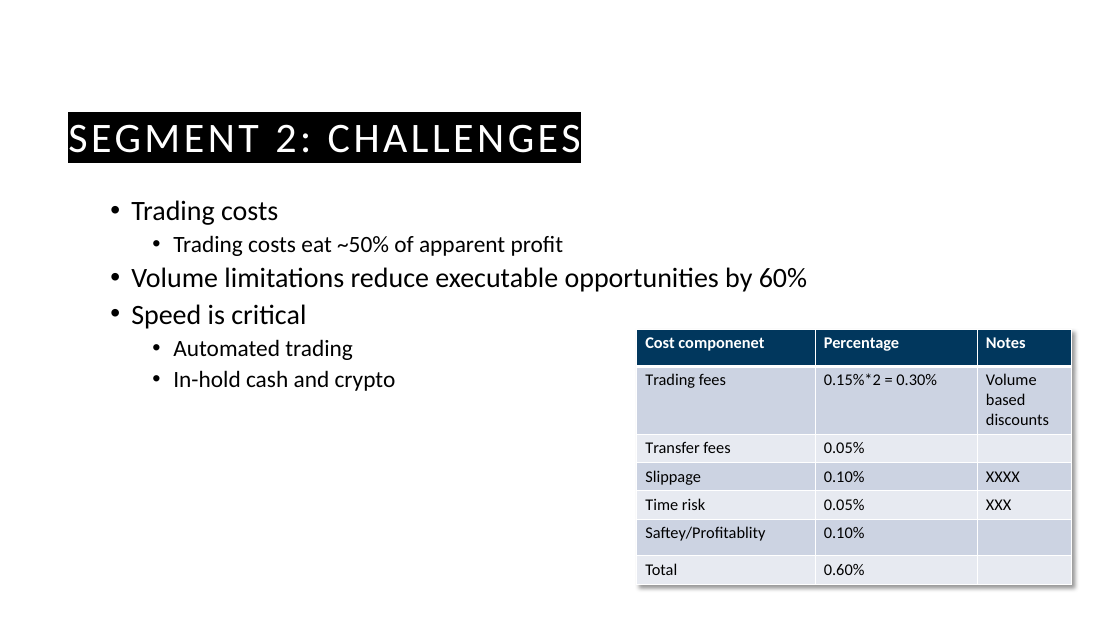
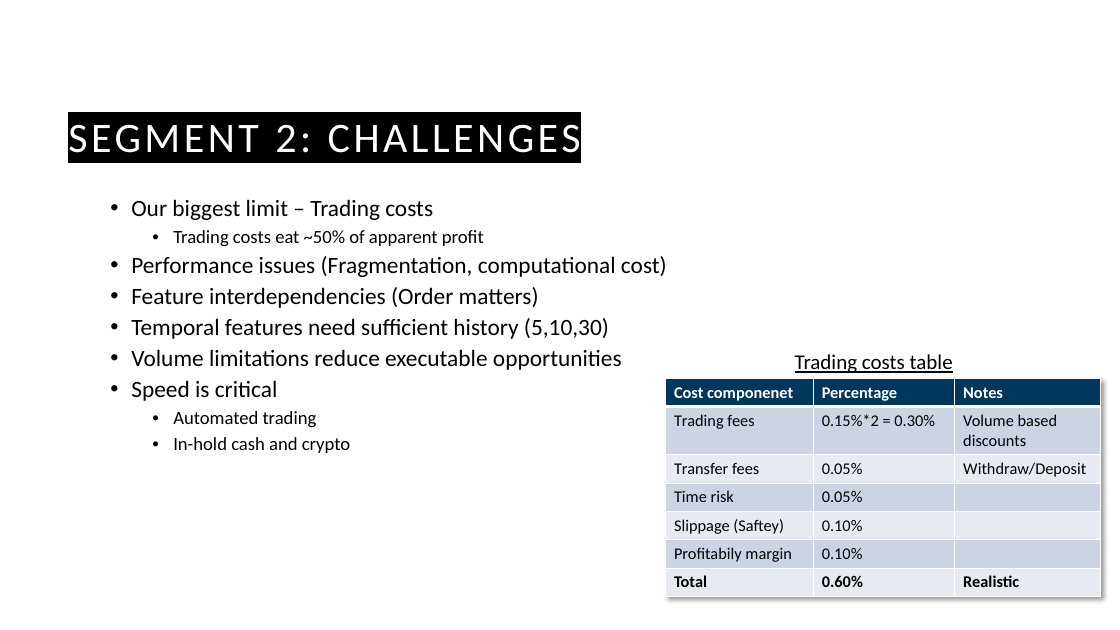
Before and after one commit to guyHarem/TAU_DS_Project, a slide deck: slide 12 of Presentations/Cryto Arbitrage P2.pptx. Drawn at 1120x630 pixels with LibreOffice and Linux fonts; fonts in the diff are those of the drawing; background and template pictures are left out. Boxes give left, top, right and bottom in pixels: in the first picture for what was removed or moved away, otherwise in the second. Text is boxed around its words. In the diff, an @@ line names an element or a change of style, - is before the commit and + after.

```diff
--- a/Presentations/Cryto Arbitrage P2.pptx
+++ b/Presentations/Cryto Arbitrage P2.pptx
@@ text at (131, 199, 433, 220): text changed; size 24 to 20 pt @@
-  • Trading costs
+  • Our biggest limit – Trading costs
@@ text at (131, 230, 484, 453): size 20 to 16 pt in "Trading costs eat ~50% of apparent profit", "Automated trading", "In-hold cash and crypto"; size 24 to 20 pt in "Speed is critical" @@
@@ text at (131, 256, 667, 370): text changed; size 24 to 20 pt @@
-  • Volume limitations reduce executable opportunities by 60%
+  • Performance issues (Fragmentation, computational cost)
+  • Feature interdependencies (Order matters)
+  • Temporal features need sufficient history (5,10,30)
+  • Volume limitations reduce executable opportunities
@@ text added at (795, 354, 953, 373), 18 pt, text #000000, underline @@
+  Trading costs table
@@ table at (665, 378, 1100, 594) @@
-row 3, column 3: 
+row 3, column 3: Withdraw/Deposit
-row 4: Slippage | 0.10% | XXXX
+row 4: Time risk | 0.05% | 
-row 5: Time risk | 0.05% | XXX
+row 5: Slippage (Saftey) | 0.10% | 
-row 6, column 1: Saftey/Profitablity
+row 6, column 1: Profitabily margin
-row 7, column 3: 
+row 7, column 3: Realistic
@@ bold on in "Total", "0.60%" @@
@@ table: place and size @@
-table at (637, 329, 1072, 582)
+table at (665, 378, 1100, 594)
```
Also in this commit, not shown: 5 other slides changed, 2 slides added, 2 slides removed, 2 other files.
